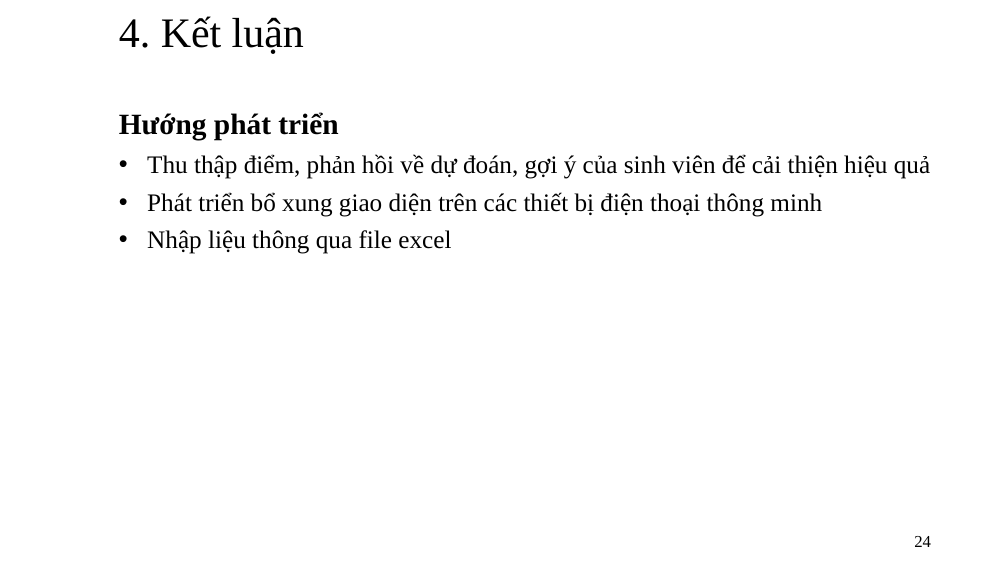
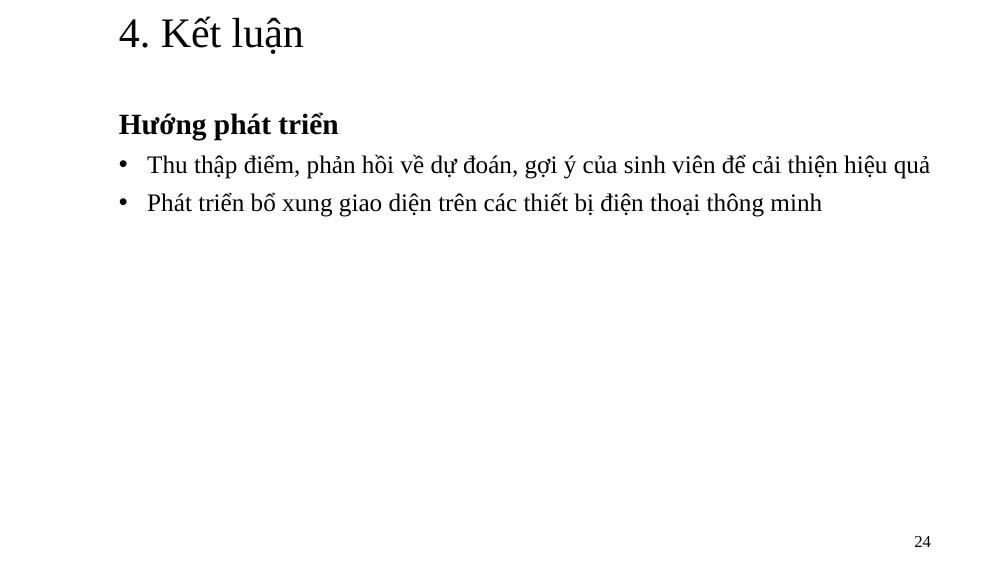
Before and after one commit to trunganhvu/Do_An_Docx, a slide deck: slide 24 of Khóa luận tốt nghiệp .pptx. Drawn at 1008x567 pixels with LibreOffice and Linux fonts; fonts in the diff are those of the drawing. Boxes give left, top, right and bottom in pixels: in the first picture for what was removed or moved away, otherwise in the second. Text is boxed around its words. In the diff, an @@ line names an element or a change of style, - is before the commit and + after.

Commit message:
up

```diff
--- a/Khóa luận tốt nghiệp .pptx
+++ b/Khóa luận tốt nghiệp .pptx
@@ subtitle at <box>147,230,451,254</box>: paragraph removed @@
-• Nhập liệu thông qua file excel
```
Also in this commit, not shown: 5 other slides changed.
